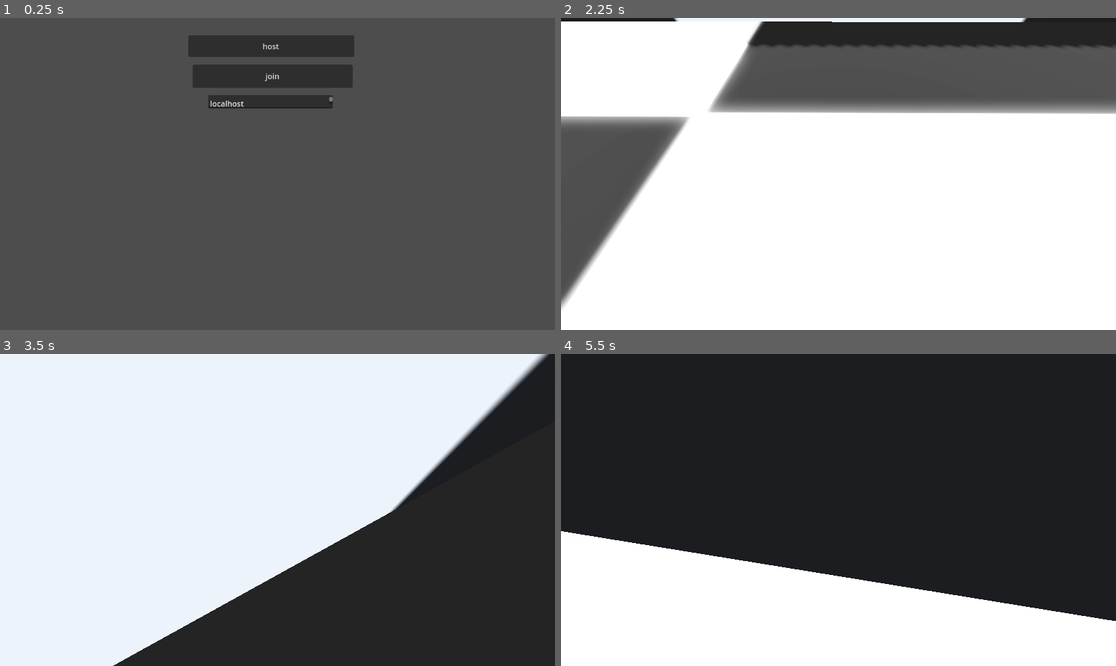
Above: before the commit, frames 1-4 (two rows, left to right).
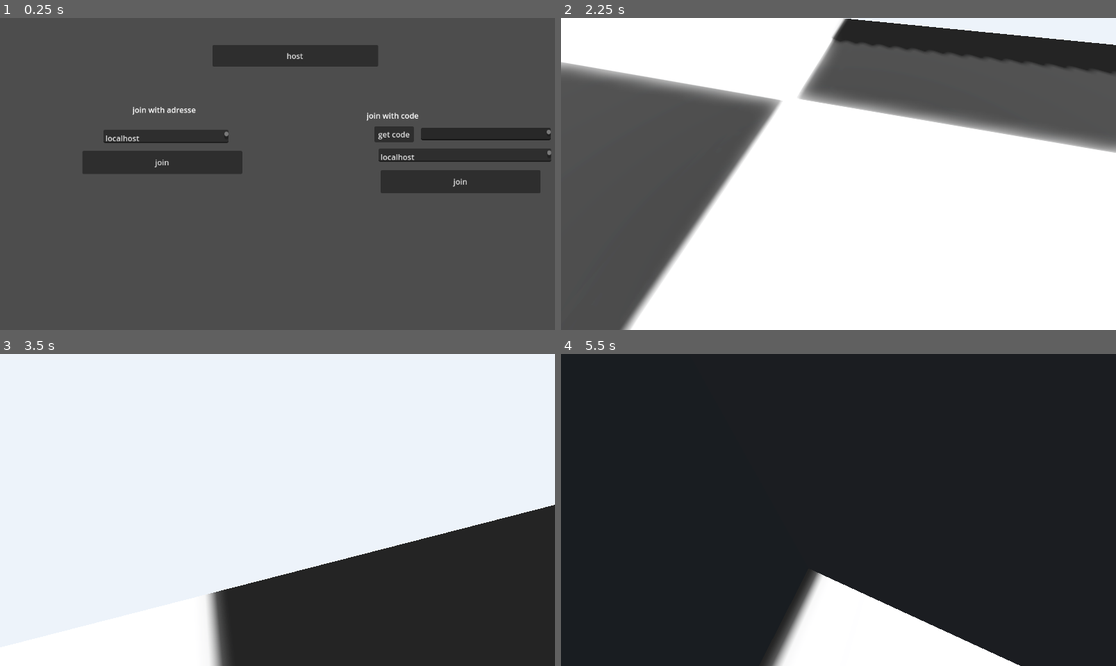
Above: after the commit, the same moments.

Repository: Titruc/IDWN
Game: Godot game, scene res://game/data/scene/game_controler.tscn
Two runs of this game, one before a commit and one after it. Both use one fixed random seed, a clock stepped at 60 frames per second and the inputs below.
Inputs (mouse positions are in pixels of both pictures, inside the frame that each line leads up to):
- Up to frame 1 (0.25 s): no input
- Up to frame 2 (2.25 s): click (955, 133) at 0.5 s, where only the run after the commit has a clickable "get code"; click "host" at 1.25 s; move the mouse to (832, 180) at 2.02 s; hold W (up) from 2.03 s (still down); hold Shift (sprint) from 2.03 s (still down)
- Up to frame 3 (3.5 s): keep holding W (up); tap Space (jump) at 2.27, 3.02 s; move the mouse to (316, 513) at 2.77 s; release Shift (sprint) at 2.78 s; tap Shift (sprint) at 2.85 s
- Up to frame 4 (5.5 s): move the mouse to (794, 506) at 3.52 s; hold Shift (sprint) 3.53-4.28 s; move the mouse to (844, 510) at 4.27 s; release W (up) at 4.28 s; hold A (left) 4.28-5.03 s; tap Shift (sprint) at 4.35 s; tap Space (jump) at 4.52, 5.27 s; move the mouse to (816, 503) at 5.02 s; hold W (up) from 5.03 s (still down); hold Shift (sprint) from 5.03 s (still down)

The runs differ from the first frame. In frame 1, 13% of the frame differs, in the area x 14-100%, y 5-57%; in frame 2, 28%, in the area x 0-100%, y 0-100%; in frame 3, 13%; in frame 4, 22%.

Commit message:
add P2P and code connection
bad this will append but this is just for the test so this is fine

Diff:
--- a/game/data/scene/game_controler.tscn
+++ b/game/data/scene/game_controler.tscn
@@ -8,30 +8,102 @@
 
 [node name="gameControler" type="Node"]
 
-[node name="natifKeyBind" type="Node" parent="."]
+[node name="natifKeyBind" type="Node" parent="." node_paths=PackedStringArray("escape_menu")]
 script = ExtResource("1_d1bn3")
+escape_menu = NodePath("../ui/escape_menu")
 
-[node name="multiplayerControler" type="Node" parent="." node_paths=PackedStringArray("lobbyScene", "gameControler", "menu", "ipGetter")]
+[node name="multiplayerControler" type="Node" parent="." node_paths=PackedStringArray("lobbyScene", "gameControler", "menu", "ipGetter", "code", "codeGetter")]
 script = ExtResource("3_pn7fh")
 playerScene = ExtResource("3_m42tk")
 lobbyScene = NodePath("../lobby")
 gameControler = NodePath("..")
-menu = NodePath("../multiplayerMenue")
-ipGetter = NodePath("../multiplayerMenue/ipGetter")
+menu = NodePath("../ui/multiplayerMenue")
+ipGetter = NodePath("../ui/multiplayerMenue/ipGetter")
+code = NodePath("../ui/multiplayerMenue/codeReview")
+codeGetter = NodePath("../ui/multiplayerMenue/codeGetter")
 
 [node name="lobby" parent="." instance=ExtResource("2_6wbr4")]
 
-[node name="multiplayerMenue" parent="." instance=ExtResource("3_1db4s")]
+[node name="ui" type="Node2D" parent="."]
 
-[node name="ipGetter" type="TextEdit" parent="multiplayerMenue"]
-offset_left = 432.0
-offset_top = 160.0
-offset_right = 691.0
-offset_bottom = 188.0
+[node name="multiplayerMenue" parent="ui" instance=ExtResource("3_1db4s")]
+
+[node name="host" parent="ui/multiplayerMenue" index="0"]
+offset_left = 441.0
+offset_top = 56.0
+offset_right = 785.0
+offset_bottom = 101.0
+
+[node name="join" parent="ui/multiplayerMenue" index="1"]
+offset_left = 171.0
+offset_top = 276.0
+offset_right = 503.0
+offset_bottom = 324.0
+
+[node name="ipGetter" type="TextEdit" parent="ui/multiplayerMenue"]
+offset_left = 215.0
+offset_top = 232.0
+offset_right = 474.0
+offset_bottom = 260.0
 text = "localhost"
 
-[connection signal="pressed" from="multiplayerMenue/host" to="multiplayerControler" method="_on_host_pressed"]
-[connection signal="pressed" from="multiplayerMenue/join" to="multiplayerControler" method="_on_join_pressed"]
+[node name="getCode" type="Button" parent="ui/multiplayerMenue"]
+offset_left = 777.0
+offset_top = 225.0
+offset_right = 859.0
+offset_bottom = 258.0
+text = "get code"
+
+[node name="codeReview" type="TextEdit" parent="ui/multiplayerMenue"]
+offset_left = 874.0
+offset_top = 228.0
+offset_right = 1143.0
+offset_bottom = 254.0
+editable = false
+
+[node name="tkt" type="RichTextLabel" parent="ui/multiplayerMenue"]
+offset_left = 761.0
+offset_top = 191.0
+offset_right = 882.0
+offset_bottom = 231.0
+text = "join with code"
+
+[node name="tkt2" type="RichTextLabel" parent="ui/multiplayerMenue"]
+offset_left = 275.0
+offset_top = 179.0
+offset_right = 421.0
+offset_bottom = 219.0
+text = "join with adresse"
+
+[node name="codeGetter" type="TextEdit" parent="ui/multiplayerMenue"]
+offset_left = 786.0
+offset_top = 271.0
+offset_right = 1144.0
+offset_bottom = 299.0
+text = "localhost"
+
+[node name="joinWithCode" type="Button" parent="ui/multiplayerMenue"]
+offset_left = 790.0
+offset_top = 316.0
+offset_right = 1122.0
+offset_bottom = 364.0
+text = "join"
+
+[node name="escape_menu" type="Node2D" parent="ui"]
+visible = false
+
+[node name="close_game" type="Button" parent="ui/escape_menu"]
+offset_left = 49.0
+offset_top = 54.0
+offset_right = 301.0
+offset_bottom = 123.0
+text = "close game"
+
+[connection signal="pressed" from="ui/multiplayerMenue/host" to="multiplayerControler" method="_on_host_pressed"]
+[connection signal="pressed" from="ui/multiplayerMenue/join" to="multiplayerControler" method="_on_join_pressed"]
+[connection signal="pressed" from="ui/multiplayerMenue/getCode" to="multiplayerControler" method="_on_get_code_pressed"]
+[connection signal="pressed" from="ui/multiplayerMenue/joinWithCode" to="multiplayerControler" method="_on_join_with_code_pressed"]
+[connection signal="pressed" from="ui/escape_menu/close_game" to="natifKeyBind" method="_on_close_game_pressed"]
 
 [editable path="lobby"]
-[editable path="multiplayerMenue"]
+[editable path="ui/multiplayerMenue"]
--- a/game/data/script/multiplayer/multiplayerControler.gd
+++ b/game/data/script/multiplayer/multiplayerControler.gd
@@ -6,13 +6,18 @@
 @export var gameControler : Node
 @export var menu : Node2D
 @export var ipGetter : TextEdit
+@export var code : TextEdit
+@export var codeGetter : TextEdit
 
+var upnp : UPNP
 
 func _on_host_pressed():
-	peer.create_server(1617, 6)
+	peer.create_server(9999, 6)
 	multiplayer.multiplayer_peer = peer
 	multiplayer.peer_connected.connect(_addPlayer)
 	menu.hide()
+	upnp = upnp_config(9999)
+	print(get_public_ip(upnp))
 	_addPlayer()
 
 func _addPlayer(id = 1):
@@ -23,6 +28,78 @@
 
 
 func _on_join_pressed():
-	peer.create_client(ipGetter.text,1617)
+	peer.create_client(ipGetter.text,9999)
 	multiplayer.multiplayer_peer = peer
 	menu.hide()
+
+func get_secure_code():
+	upnp = upnp_config(9999)
+	var public_ip = get_public_ip(upnp) + "."
+	close_upnp(upnp,9999)
+	var ipListe = []
+	var nbr = ""
+	for i in public_ip:
+		if i != ".":
+			nbr += i
+		else:
+			ipListe.append(int(nbr))
+			nbr = ""
+	var code = ""
+	for i in ipListe:
+		code += char(i)
+		code += char(randi_range(257, 300))
+
+	return code
+
+func get_ip_from_code(code : String):
+	var ip = ""
+	code = code.substr(0, len(code)-1)
+	for i in code:
+		var value = i.unicode_at(0)
+		if value < 256:
+			ip += str(value)
+		else:
+			ip += "."
+	return ip
+
+
+
+
+
+
+
+func upnp_config(port : int):
+	var upnp = UPNP.new()
+	var discover_result = upnp.discover()
+
+	if discover_result == UPNP.UPNP_RESULT_SUCCESS:
+		if upnp.get_gateway() and upnp.get_gateway().is_valid_gateway():
+			var map_result_udp = upnp.add_port_mapping(port,port,"godot-udp","UDP",0)
+			var map_result_tcp = upnp.add_port_mapping(port,port,"godot-tcp","TCP",0)
+
+			if not map_result_udp == UPNP.UPNP_RESULT_SUCCESS:
+				upnp.add_port_mapping(port,port,"","UDP")
+			if not map_result_tcp == UPNP.UPNP_RESULT_SUCCESS:
+				upnp.add_port_mapping(port,port,"","TCP")
+	return upnp
+
+func get_public_ip(upnp : UPNP):
+	return upnp.query_external_address()
+
+func close_upnp(upnp : UPNP, port : int):
+	upnp.delete_port_mapping(port,"UDP")
+	upnp.delete_port_mapping(port,"TCP")
+
+
+
+
+func _on_get_code_pressed():
+	code.text = get_secure_code()
+
+
+func _on_join_with_code_pressed():
+	var ip = get_ip_from_code(codeGetter.text)
+	print(ip)
+	peer.create_client(ip,9999)
+	multiplayer.multiplayer_peer = peer
+	menu.hide()
--- a/game/data/script/ui/natifKeyBind.gd
+++ b/game/data/script/ui/natifKeyBind.gd
@@ -1,4 +1,6 @@
 extends Node
+
+@export var escape_menu : Node2D
 
 func _process(delta):
 	#handle windows mode switch : fullscreen/windowed
@@ -7,3 +9,16 @@
 			DisplayServer.window_set_mode(DisplayServer.WINDOW_MODE_FULLSCREEN)
 		elif(DisplayServer.window_get_mode() == 3):
 			DisplayServer.window_set_mode(DisplayServer.WINDOW_MODE_WINDOWED)
+
+	if Input.is_action_just_pressed("escape"):
+		if escape_menu.visible == true:
+			escape_menu.visible = false
+			Input.set_mouse_mode(Input.MOUSE_MODE_CAPTURED)
+		else:
+			escape_menu.visible = true
+			Input.set_mouse_mode(Input.MOUSE_MODE_VISIBLE)
+
+
+func _on_close_game_pressed():
+	var multiplayerControler = self.get_parent().find_child("multiplayerControler")
+	multiplayerControler.close_upnp(multiplayerControler.upnp, 9999)
--- a/project.godot
+++ b/project.godot
@@ -66,3 +66,8 @@
 "events": [Object(InputEventKey,"resource_local_to_scene":false,"resource_name":"","device":-1,"window_id":0,"alt_press …(182 unchanged characters)…
 ]
 }
+escape={
+"deadzone": 0.5,
+"events": [Object(InputEventKey,"resource_local_to_scene":false,"resource_name":"","device":-1,"window_id":0,"alt_pressed":false,"shift_pressed":false,"ctrl_pressed":false,"meta_pressed":false,"pressed":false,"keycode":0,"physical_keycode":4194305,"key_label":0,"unicode":0,"echo":false,"script":null)
+]
+}
